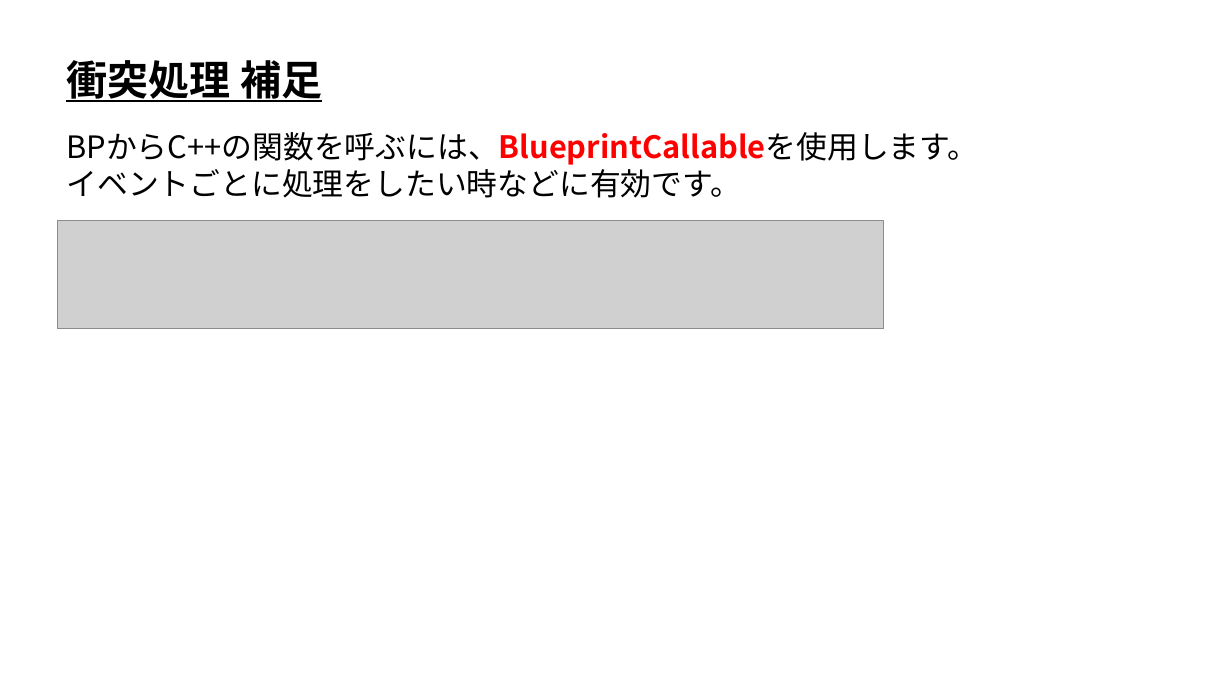
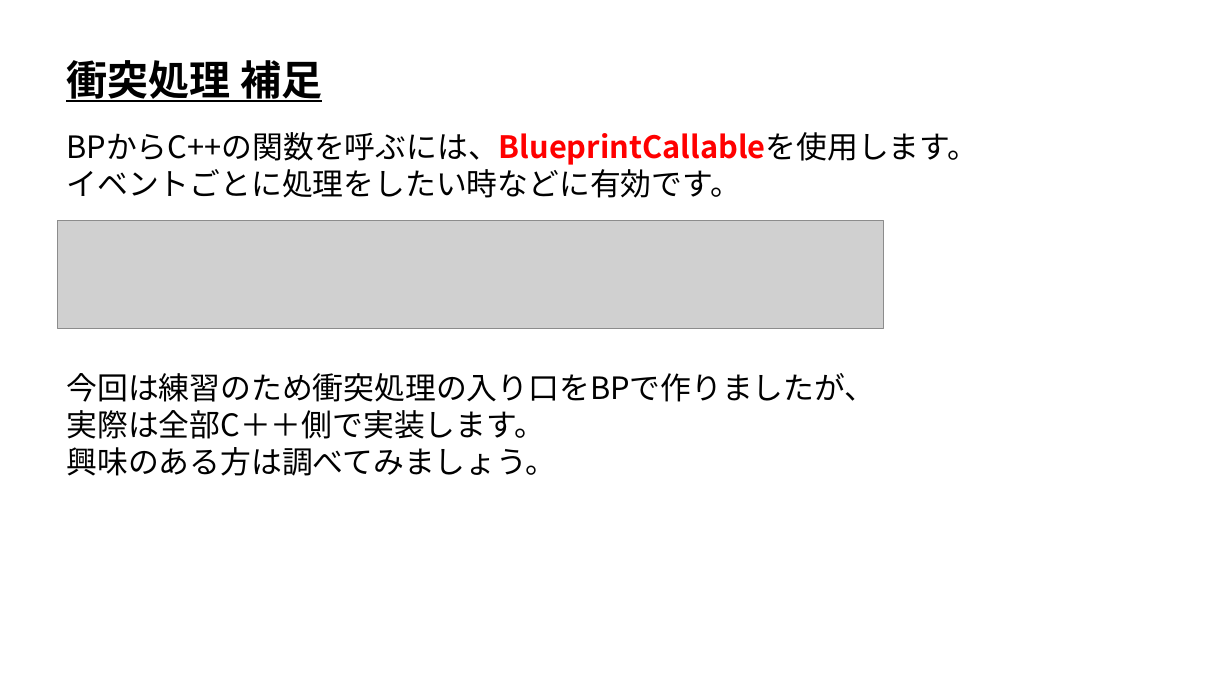
Before and after one commit to ArakiYusuke-Ohara/Textbook, a slide deck: slide 14 of ゲーム科3年/00_前期/ゲームエンジンⅤ/09_衝突処理.pptx. Drawn at 1232x693 pixels with LibreOffice and Linux fonts; fonts in the diff are those of the drawing; grey boxes stand for pictures. Boxes give left, top, right and bottom in pixels: in the first picture for what was removed or moved away, otherwise in the second. Text is boxed around its words. In the diff, an @@ line names an element or a change of style, - is before the commit and + after.

```diff
--- a/ゲーム科3年/00_前期/ゲームエンジンⅤ/09_衝突処理.pptx
+++ b/ゲーム科3年/00_前期/ゲームエンジンⅤ/09_衝突処理.pptx
@@ text added at (66,373,875,476), 24 pt, text #000000 @@
+今回は練習のため衝突処理の入り口をBPで作りましたが、
+実際は全部C＋＋側で実装します。
+興味のある方は調べてみましょう。
```
Also in this commit, not shown: 1 other slide changed, 7 other files.
